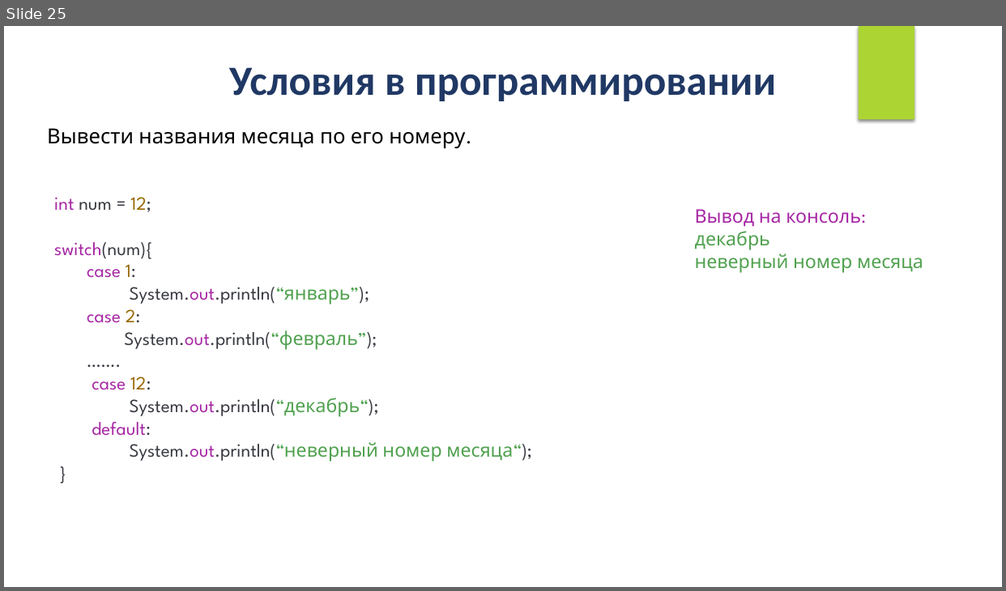
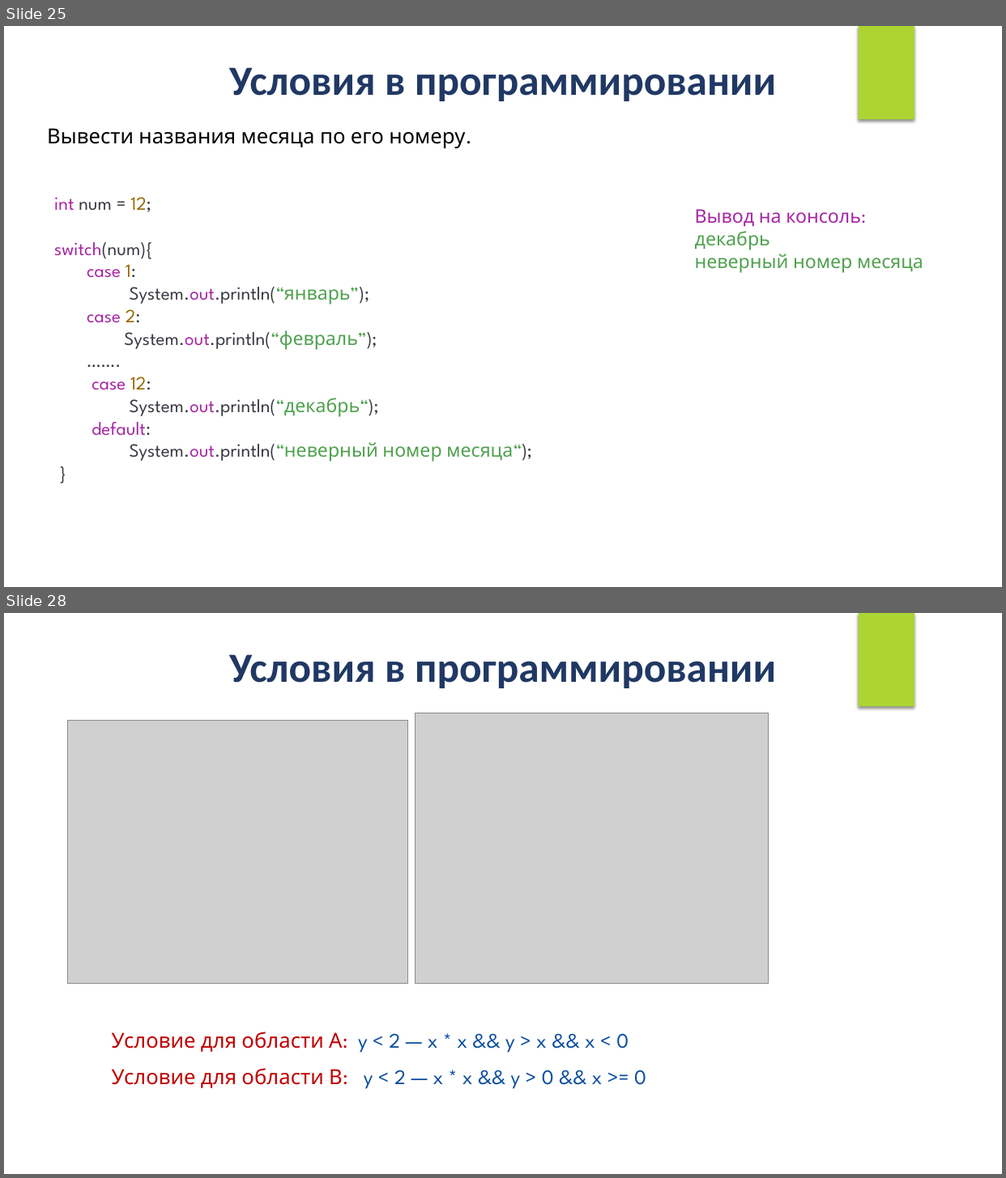
Before and after one commit to IriEfremova/LessonsCube, a slide deck: Samsung/Lesson5/Logical_operations.pptx. Shown one above the other, each under a label of ours: slide 25 before the commit, slides 25 and 28 after it; the slides between them are not shown. The pictures are 1006x591 and 1006x1178 pixels, drawn with LibreOffice and Linux fonts; fonts in the diff are those of the drawing; grey boxes stand for pictures. Boxes give left, top, right and bottom in pixels: in the first picture for what was removed or moved away, otherwise in the second. Text is boxed around its words. In the diff, an @@ line names an element or a change of style, - is before the commit and + after.

```diff
--- a/Samsung/Lesson5/Logical_operations.pptx
+++ b/Samsung/Lesson5/Logical_operations.pptx
@@ slide 28 added at (4,613,1002,1174), background #FFFFFF; not listed: 1 template element that a slide beside it also shows @@
@@ text added at (229,654,776,688), 40 pt, text #203864, bold @@
+Условия в программировании
@@ picture added at (68,720,408,983) @@
@@ picture added at (415,713,769,983) @@
@@ text added at (112,1032,646,1089), 20 pt, text #C00000 @@
+Условие для области А: y < 2 — x * x && y > x && x < 0
+Условие для области В: y < 2 — x * x && y > 0 && x >= 0
```
Also in this commit, not shown: 2 slides changed, 3 other slides added, 3 other files.
